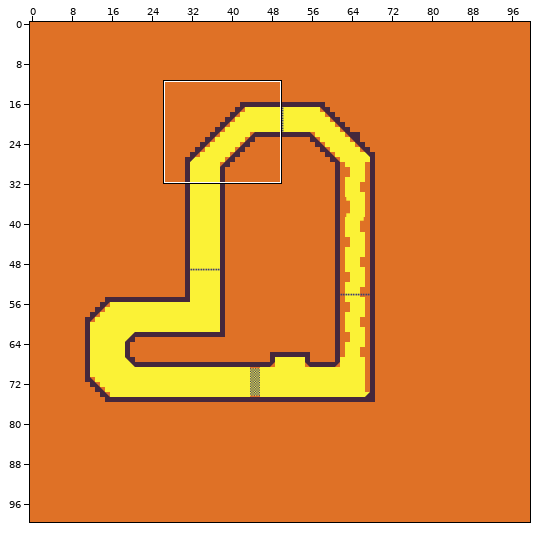
Tiled map -- assets/maps/design-text.tmx. Above, an overview of the earlier version with the close-up marked.
Close-up. Before the commit:
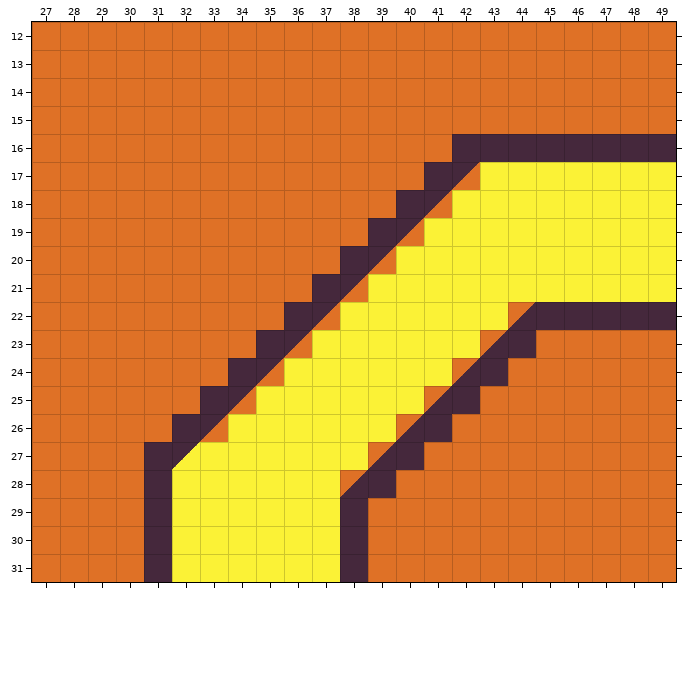
Cells are 32x32 px. Shown: x 27..49, y 12..31. The commit also changed other parts of the map, which this record leaves out. Tiles whose own drawing changed are shown in their newer look in all pictures.
The result:
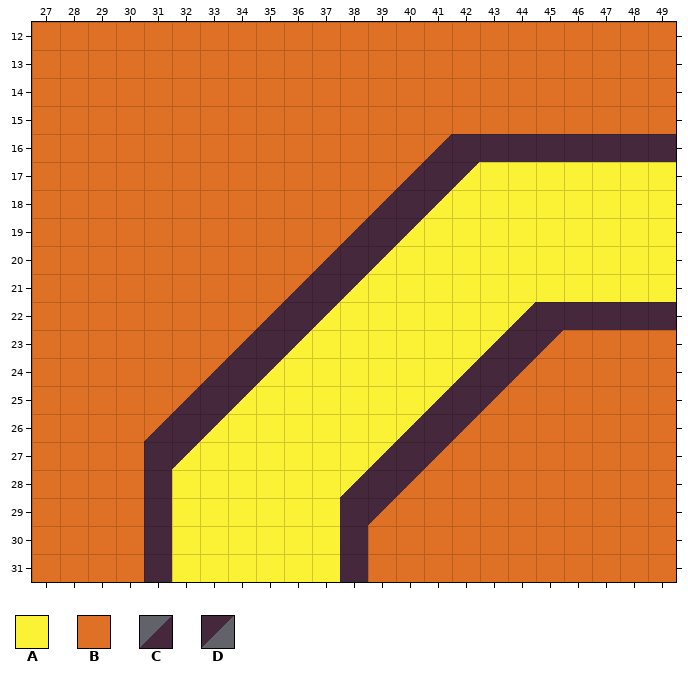
Key: from "testroad": A 2, B 19, C 22, D 23.
_ is an empty cell, . an unchanged one.
Edits made:
--- layer "circuit"
@@ x 33..44 @@
-17 .........B..
-18 ........B...
-19 .......B....
-20 ......B.....
-21 .....B......
-22 ....B......B
-23 ...B......B.
-24 ..B......B..
-25 .B......B...
-26 B......B....
-27 ......B.....
-28 .....B......
+17 .........A..
+18 ........A...
+19 .......A....
+20 ......A.....
+21 .....A......
+22 ....A......A
+23 ...A......A.
+24 ..A......A..
+25 .A......A...
+26 A......A....
+27 ......A.....
+28 .....A......
--- layer "collision"
@@ x 31..45 @@
-16 .........._....
-17 ........._.....
-18 ........_......
-19 ......._.......
-20 ......_........
-21 ....._.........
-22 ...._..........
-23 ..._.........._
-24 .._.........._.
-25 ._.........._..
-26 _.........._...
-27 .........._....
-28 ........._.....
-29 ........_......
+16 ..........C....
+17 .........C.....
+18 ........C......
+19 .......C.......
+20 ......C........
+21 .....C.........
+22 ....C..........
+23 ...C..........D
+24 ..C..........D.
+25 .C..........D..
+26 C..........D...
+27 ..........D....
+28 .........D.....
+29 ........D......
